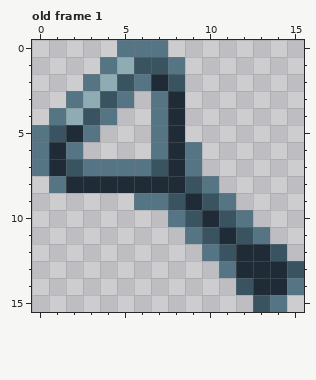
Pixel-art file -- art/bottle-opener.aseprite. The first picture shows the starting point.
16x16 pixels, 1 frame. Shown: old frame 1.
And afterwards:
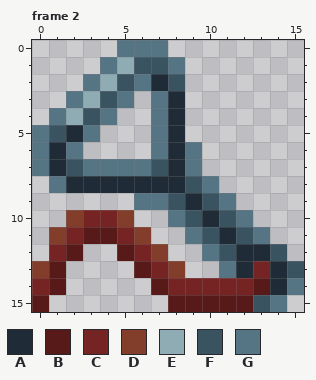
Palette (. is transparent): A #1f2b36  B #581919  C #762323  D #823d2b  E #8fabb3  F #3a5361  G #557585
A new or re-ordered frame is compared with the old frame closest to it.
The edit:
frames 1 -> 2
layer "Layer 2" added
Frame 2 is new; against old frame 1, layer "Layer 2":
y 10: x 2..5 .... -> DCCD
y 11: x 1..6 ...... -> DCBBCD
y 12: x 1..2 .. -> CB; x 5..7 ... -> BCD
y 13: x 0..1 .. -> DB; x 6..8 ... -> BCD; x 13 A -> C
y 14: x 0..1 .. -> CB; x 7..13 .....FA -> BCCCCCB
y 15: x 0 . -> B; x 8..12 ..... -> BBBBB
